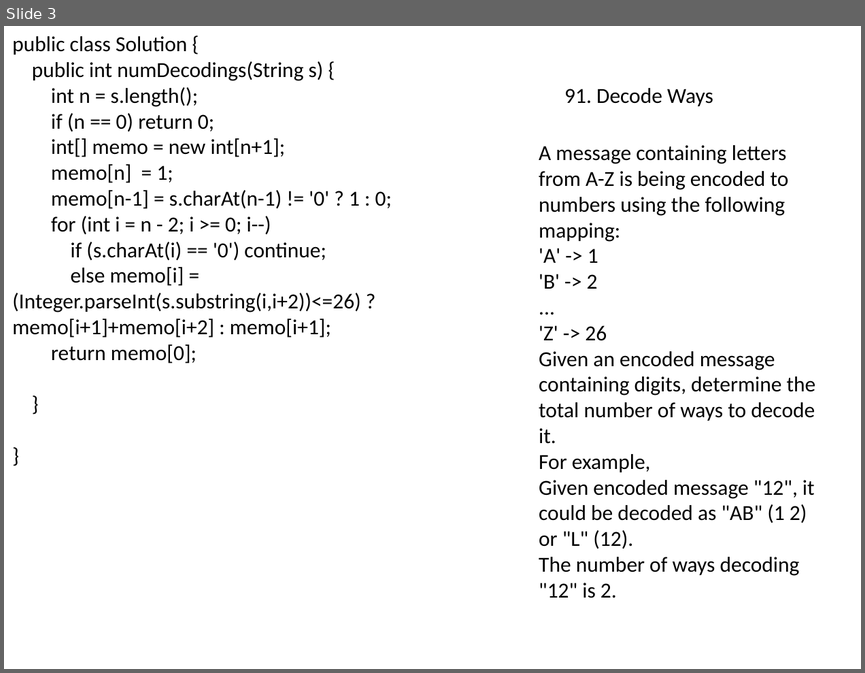
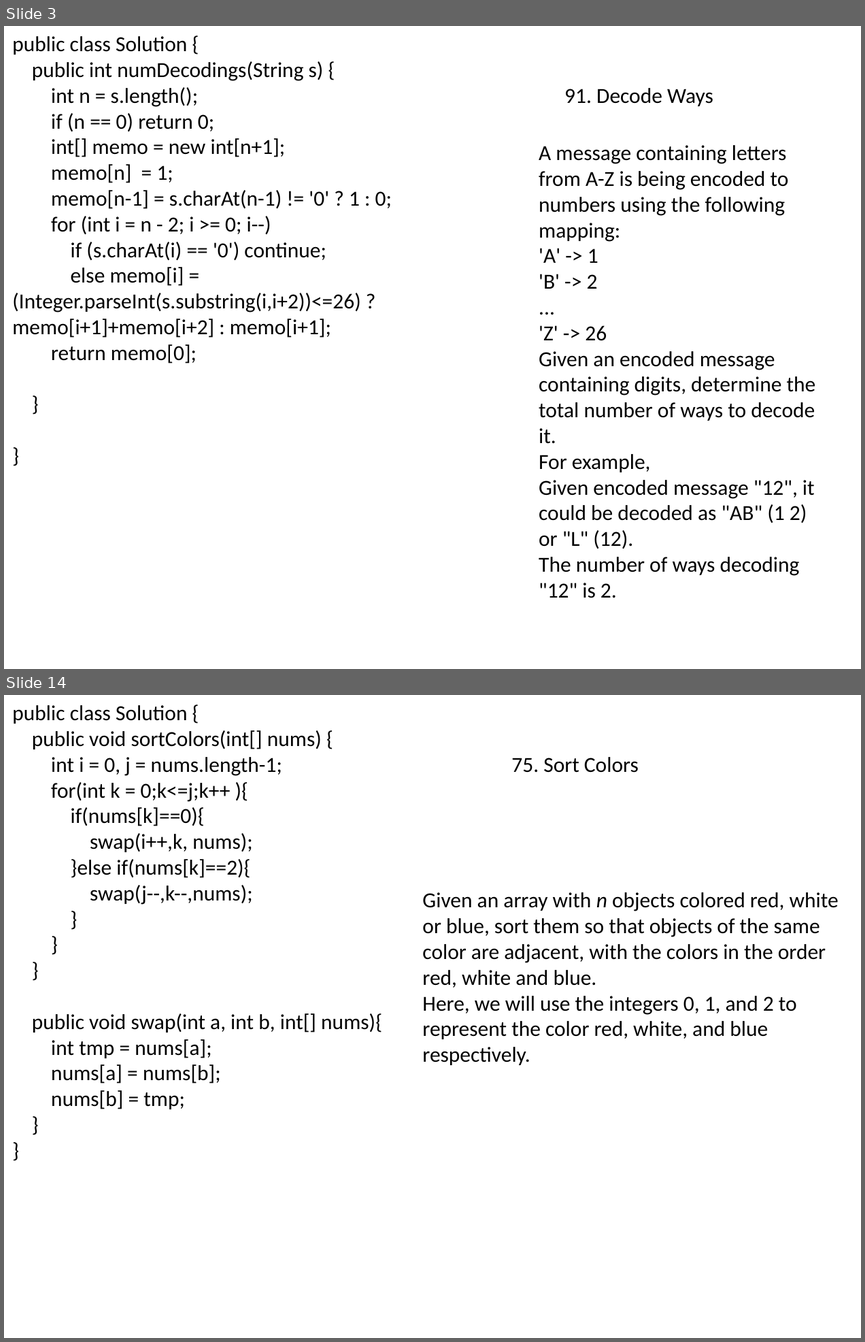
Before and after one commit to songwenxiao/LeetCode-Solutions, a slide deck: Basic/Facebook.pptx. Shown one above the other, each under a label of ours: slide 3 before the commit, slides 3 and 14 after it; the slides between them are not shown. The pictures are 865x673 and 865x1342 pixels, drawn with LibreOffice and Linux fonts; fonts in the diff are those of the drawing. Boxes give left, top, right and bottom in pixels: in the first picture for what was removed or moved away, otherwise in the second. Text is boxed around its words. In the diff, an @@ line names an element or a change of style, - is before the commit and + after.

```diff
--- a/Basic/Facebook.pptx
+++ b/Basic/Facebook.pptx
@@ slide 14 added at (x1=4, y1=695, x2=861, y2=1338), background #FFFFFF @@
@@ text added at (x1=12, y1=705, x2=382, y2=1109), 18 pt, text #000000 @@
+public class Solution {
+public void sortColors(int[] nums) {
+int i = 0, j = nums.length-1;
+for(int k = 0;k<=j;k++ ){
+if(nums[k]==0){
+swap(i++,k, nums);
+}else if(nums[k]==2){
+swap(j--,k--,nums);
+}
+}
+}
+public void swap(int a, int b, int[] nums){
+int tmp = nums[a];
+nums[a] = nums[b];
+nums[b] = tmp;
+}
+}
@@ text added at (x1=511, y1=757, x2=638, y2=773), 18 pt, text #000000 @@
+75. Sort Colors
@@ text added at (x1=422, y1=892, x2=838, y2=1065), 18 pt, text #000000 @@
+Given an array with n objects colored red, white or blue, sort them so that objects of the same color are adjacent, with the colors in the order red, white and blue.
+Here, we will use the integers 0, 1, and 2 to represent the color red, white, and blue respectively.
```
Also in this commit, not shown: 14 other slides added, 4 other files.
